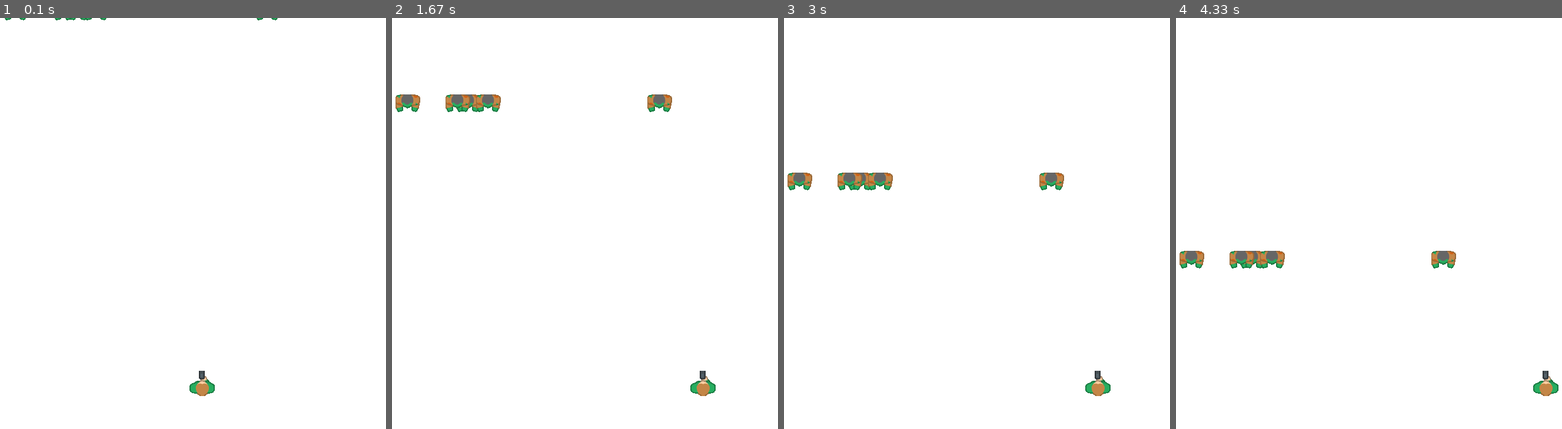
Above: before the commit, frames 1-4 (left to right).
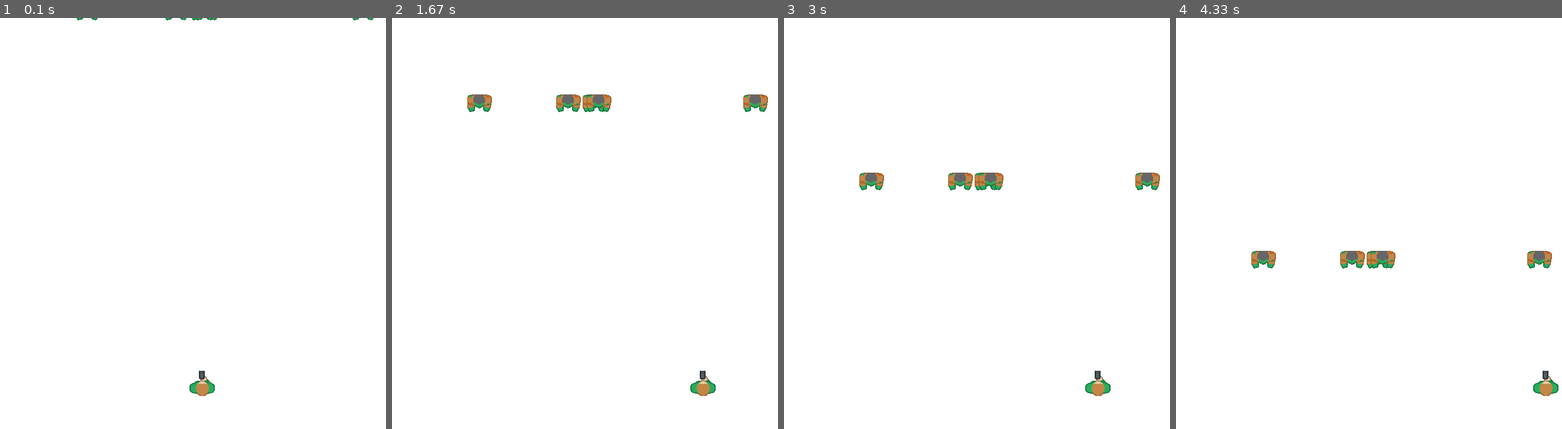
Above: after the commit, the same moments.

Repository: CodingDino/FifeCollege-pygame-shooter
Game: pygame game, started from Shooter.py
Same seed, same stepped clock (60 frames per second), same inputs: the game is played once before the commit and once after it.
Inputs:
- Up to frame 1 (0.1 s): no input
- Up to frame 2 (1.67 s): hold Right 0.33-0.8 s; hold Right 0.83-1.3 s; hold Left from 1.33 s (still down)
- Up to frame 3 (3 s): release Left at 1.87 s; hold Left 1.9-2.3 s; hold Right 2.33-2.97 s
- Up to frame 4 (4.33 s): hold Left 3-3.47 s; hold Right 3.5-3.97 s; hold Right from 4 s (still down)

The runs differ from the first frame. In frame 1, 0.1% of the frame differs, in the area x 1-97%, y 0-1%; in frame 2, 1.7%, in the area x 0-98%, y 18-23%; in frame 3, 1.7%; in frame 4, 1.7%.

Commit message:
Enemy spawn function

Diff:
--- a/Shooter.py
+++ b/Shooter.py
@@ -11,6 +11,16 @@
 # --------------------------------------
 import pygame, random
 # --------------------------------------
+
+
+# --------------------------------------
+# Spawning Function
+# --------------------------------------
+def spawn_enemy() :
+    newEnemyX = random.randint(0,WINDOWWIDTH-enemyImage.get_width()) #
+    newEnemyY = -enemyImage.get_height() # just barely above the screen
+    enemyPosList.append([newEnemyX,newEnemyY])
+# END spawn_enemy function
 
 
 # --------------------------------------
@@ -50,9 +60,7 @@
 enemyPosList = []
 NUM_ENEMIES = 5
 for i in range(NUM_ENEMIES):
-    newEnemyX = random.randint(0,WINDOWWIDTH-enemyImage.get_width()) #
-    newEnemyY = -enemyImage.get_height() # just barely above the screen
-    enemyPosList.append([newEnemyX,newEnemyY])
+    spawn_enemy()
 # END for loop for enemy spawning
 
 # Set up bullets
